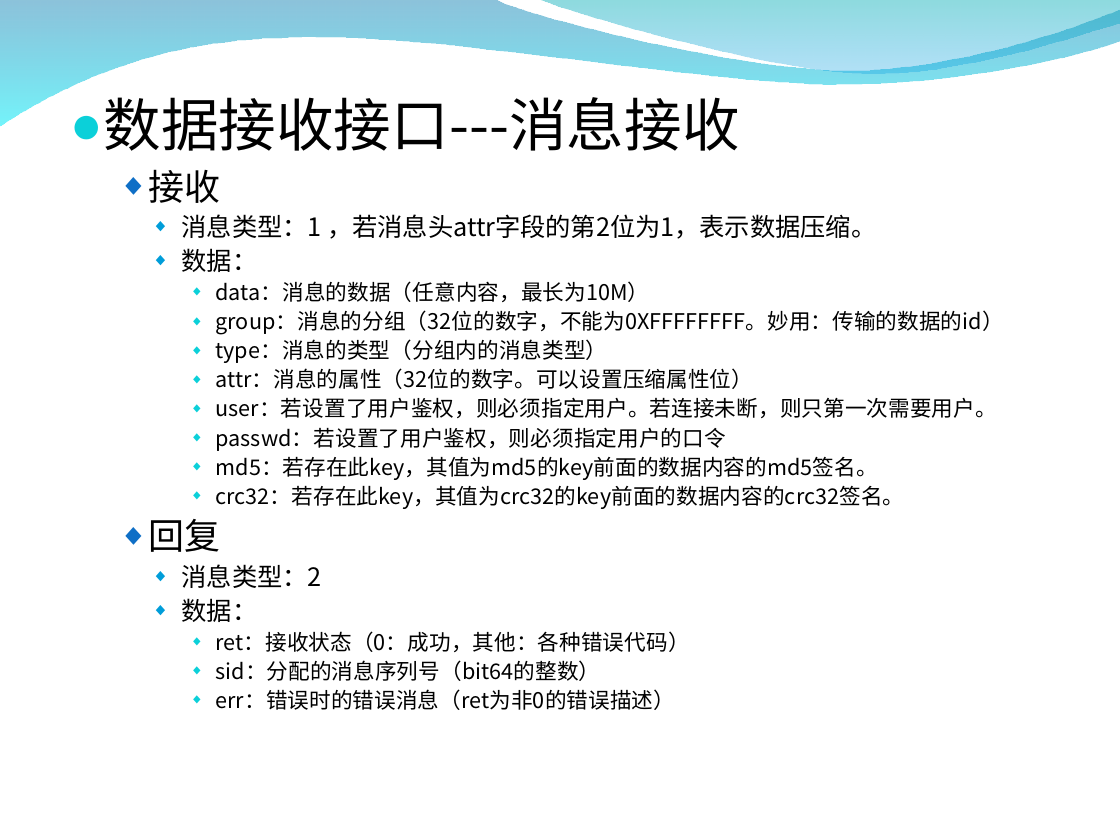
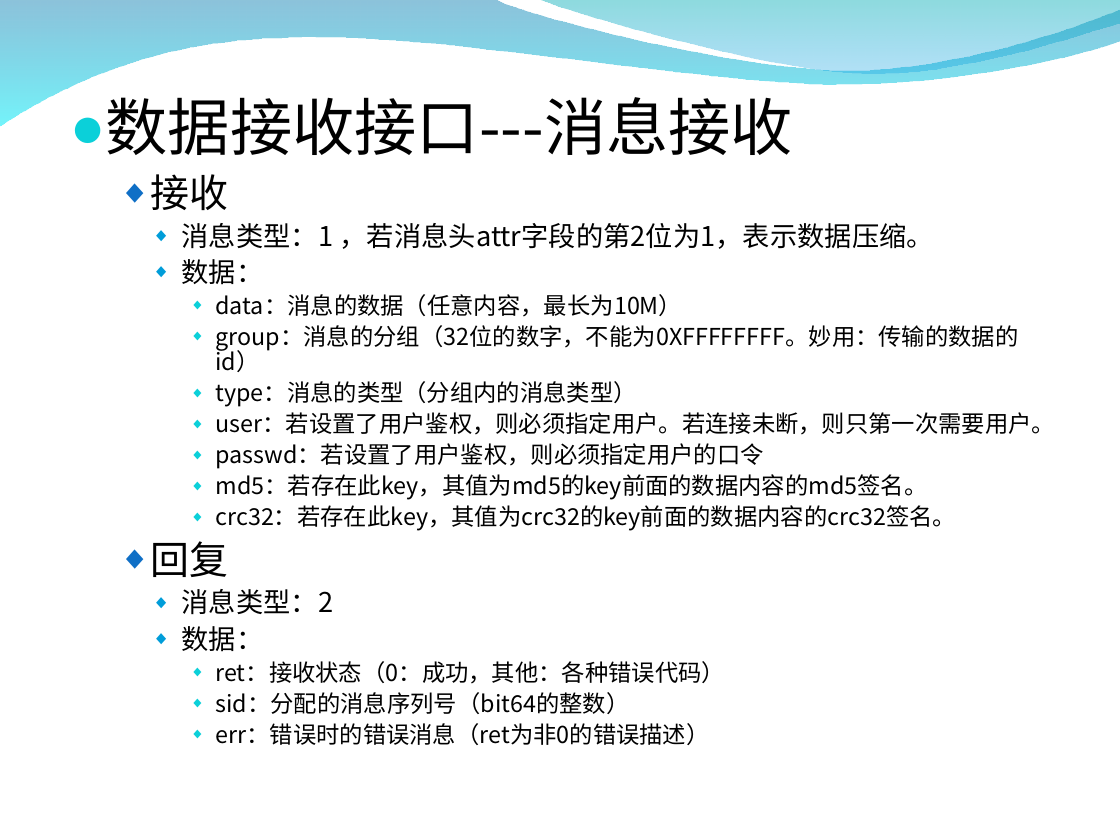
Before and after one commit to zxf1864/cwinux-mq, a slide deck: slide 14 of mq/doc/mq_introduce.ppt. Drawn at 1120x840 pixels with LibreOffice and Linux fonts; fonts in the diff are those of the drawing; background and template pictures are left out. Boxes give left, top, right and bottom in pixels: in the first picture for what was removed or moved away, otherwise in the second. Text is boxed around its words. In the diff, an @@ line names an element or a change of style, - is before the commit and + after.

```diff
--- a/mq/doc/mq_introduce.ppt
+++ b/mq/doc/mq_introduce.ppt
@@ text "数据接收接口---消息接收" at box(106, 97, 1056, 745): size 29.6 to 32 pt in "数据接收接口---消息接收"; size 18.5 to 20 pt in "接收", "回复"; size 12.9 to 14 pt in "消息类型：1 ，若消息头attr字段的第2位为1，表示数据压缩。", "数据：", "消息类型：2", "数据："; size 11.1 to 12 pt in "data：消息的数据（任意内容，最长为10M）", "group：消息的分组（32位的数字，不能为0XFFFFFFFF。妙用：传输的数据的id）", "type：消息的类型（分组内的消息类型）", "user：若设置了用户鉴权，则必须指定用户。若连接未断，则只第一次需要用户。" and 6 more places @@
@@ text at box(216, 368, 754, 389): paragraph removed @@
-      ◆ attr：消息的属性（32位的数字。可以设置压缩属性位）
```
Also in this commit, not shown: 5 other slides changed.
